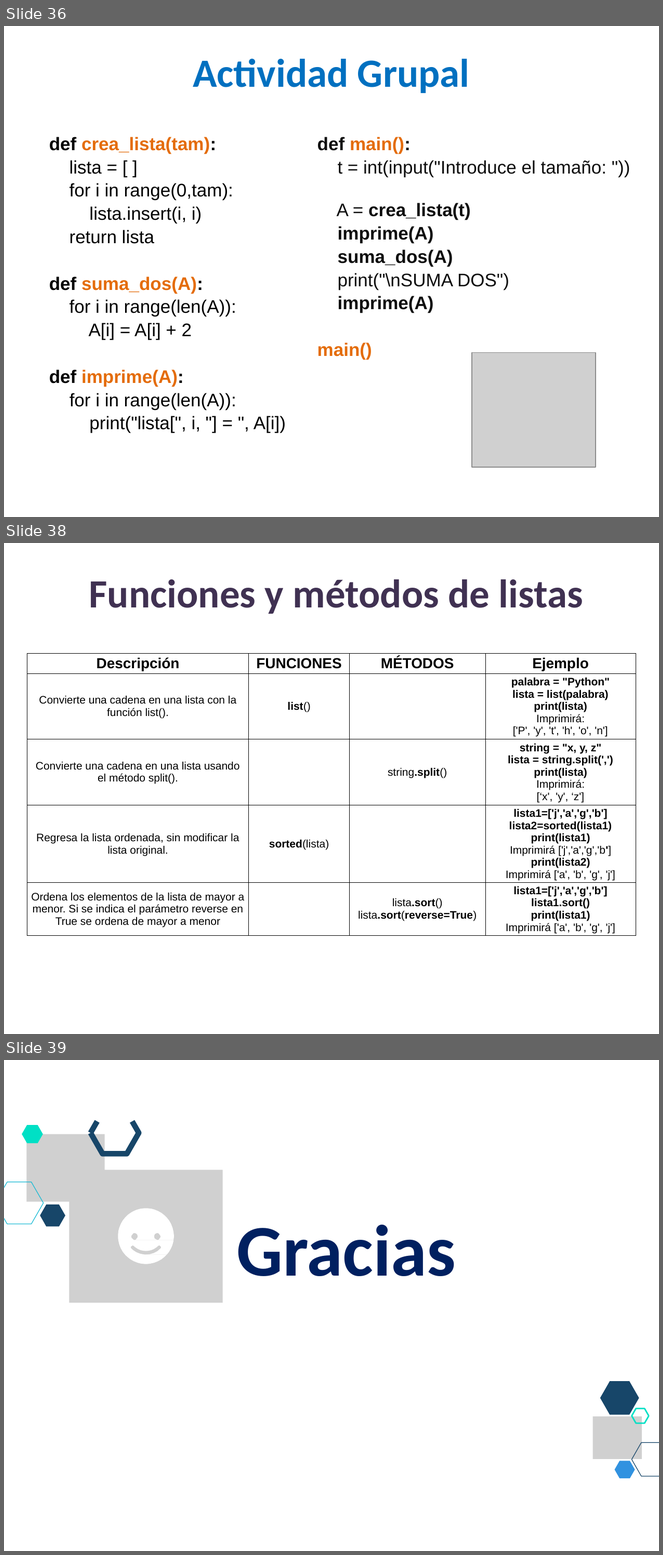
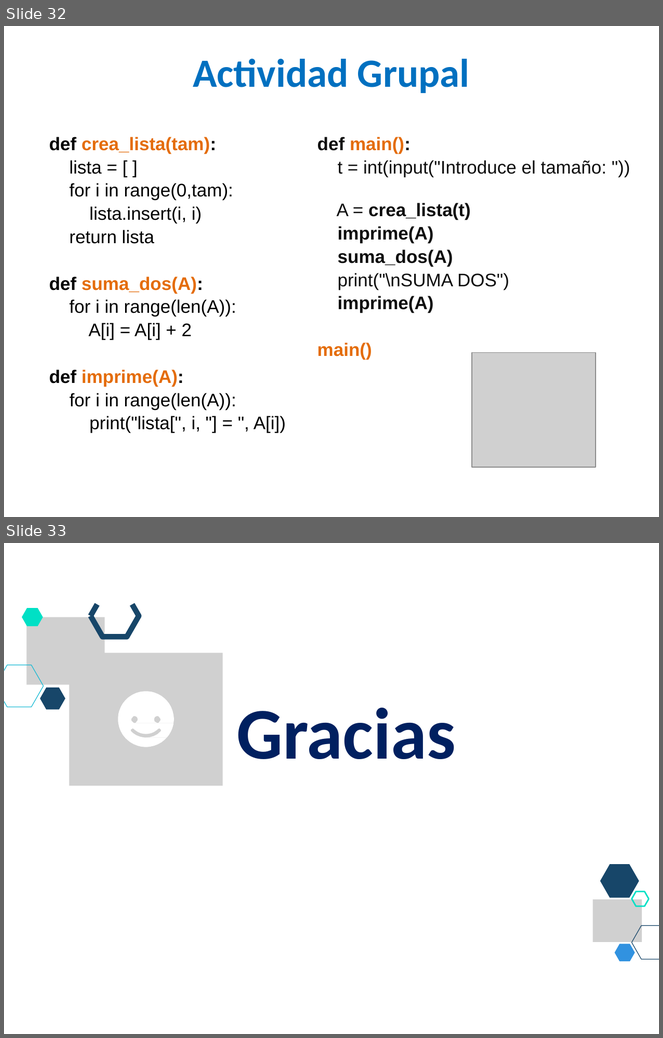
Before and after one commit to lizetheP/PensamientoC, a slide deck: CalendarioAgo2026/presentaciones/9_Listas.pptx. Shown one above the other, each under a label of ours: slides 36, 38 and 39 before the commit, slides 32 and 33 after it; the slides between them are not shown. The pictures are 663x1555 and 663x1038 pixels, drawn with LibreOffice and Linux fonts; fonts in the diff are those of the drawing; grey boxes stand for pictures. Boxes give left, top, right and bottom in pixels: in the first picture for what was removed or moved away, otherwise in the second. Text is boxed around its words. In the diff, an @@ line names an element or a change of style, - is before the commit and + after.

```diff
--- a/CalendarioAgo2026/presentaciones/9_Listas.pptx
+++ b/CalendarioAgo2026/presentaciones/9_Listas.pptx
@@ slide 38 removed at box(4, 543, 659, 1034), background #FFFFFF @@
@@ text removed at box(89, 579, 583, 614) @@
-Funciones y métodos de listas
@@ table removed at box(27, 653, 636, 953), 5 rows, 4 columns @@
-Descripción | FUNCIONES | MÉTODOS | Ejemplo
-Convierte una cadena en una lista con la función list(). | list() |  | palabra = "Python" / lista = list(palabra) / print(lista) / Imprimirá: / ['P', 'y', 't', 'h', 'o', 'n']
-Convierte una cadena en una lista usando el método split(). |  | string.split() | string = "x, y, z" / lista = string.split(',') / print(lista) / Imprimirá: / [‘x', 'y', ‘z']
-Regresa la lista ordenada, sin modificar la lista original. | sorted(lista) |  | lista1=['j','a','g','b'] / lista2=sorted(lista1) / print(lista1) / Imprimirá ['j','a','g','b'] / print(lista2) / Imprimirá ['a', 'b', 'g', 'j']
-Ordena los elementos de la lista de mayor a menor. Si se indica el parámetro reverse en True se ordena de mayor a menor |  | lista.sort() / lista.sort(reverse=True) | lista1=['j','a','g','b'] / lista1.sort() / print(lista1) / Imprimirá ['a', 'b', 'g', 'j']
@@ what was slide 36 is now slide 32 @@
@@ what was slide 39 is now slide 33 @@
```
Also in this commit, not shown: 1 slide changed, 5 other slides removed, 3 other files.
